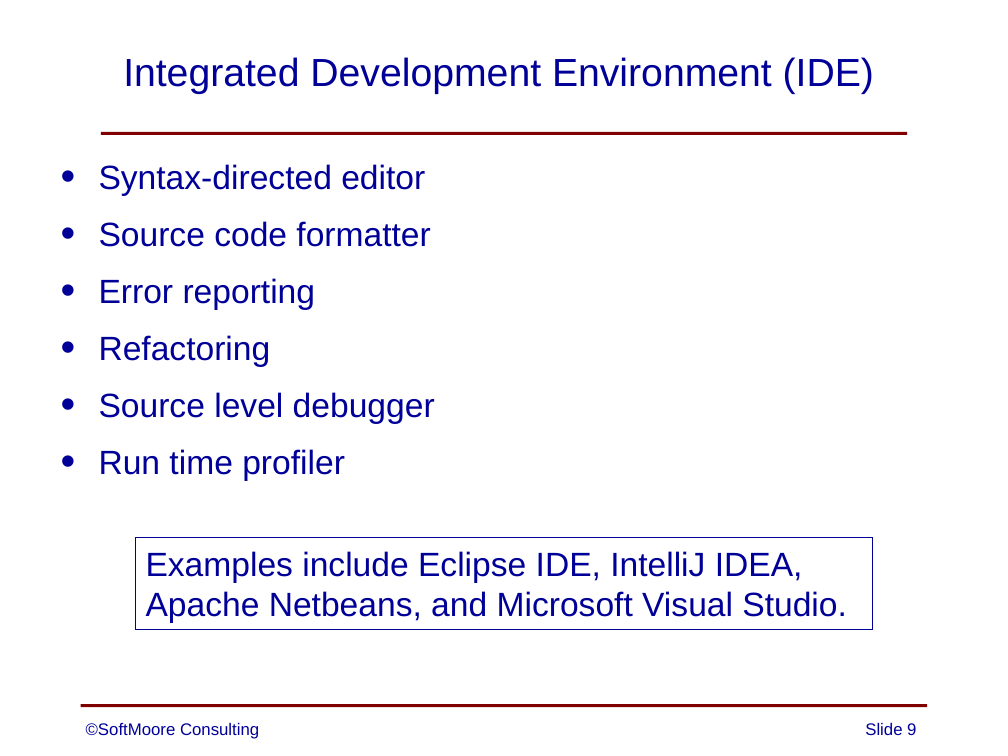
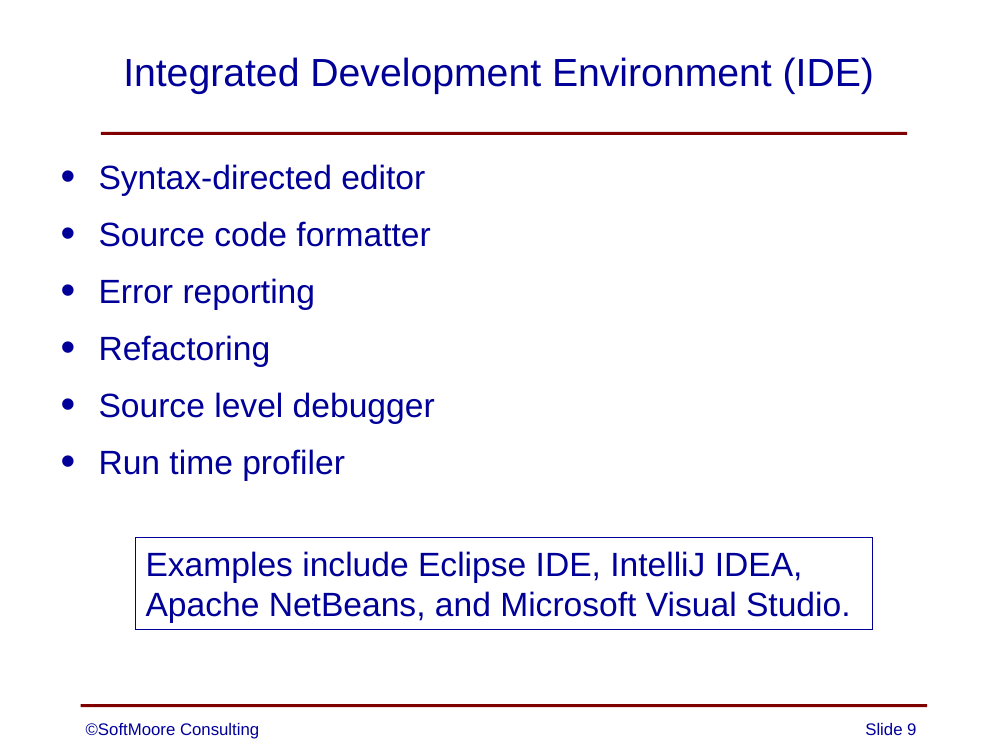
Before and after one commit to SoftMoore/CPRL-Kt-2nd, a slide deck: slide 9 of PowerPoints/01 - Overview of Compilers.pptx. Drawn at 1008x756 pixels with LibreOffice and Linux fonts; fonts in the diff are those of the drawing. Boxes give left, top, right and bottom in pixels: in the first picture for what was removed or moved away, otherwise in the second. Text is boxed around its words. In the diff, an @@ line names an element or a change of style, - is before the commit and + after.

```diff
--- a/PowerPoints/01 - Overview of Compilers.pptx
+++ b/PowerPoints/01 - Overview of Compilers.pptx
@@ text in rectangle at (x1=146, y1=591, x2=851, y2=623): text changed @@
-Apache Netbeans, and Microsoft Visual Studio.
+Apache NetBeans, and Microsoft Visual Studio.
```
Also in this commit, not shown: 2 other slides changed, 1 other file.
